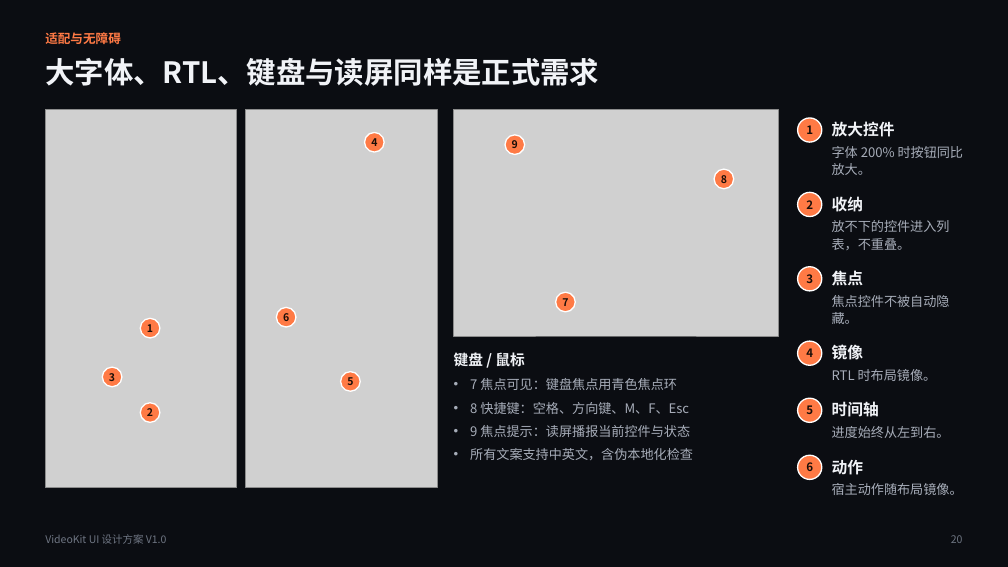
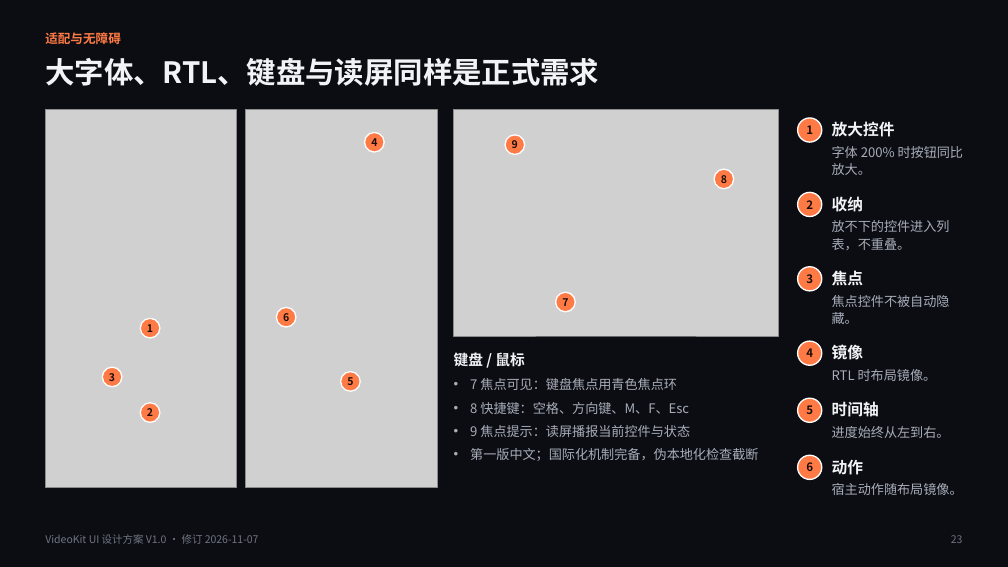
Before and after one commit to bennyliaa/VideoKit, a slide deck: slide 23 of docs/requirement/VideoKit_UI_Design_V1.0.pptx (slide 20 before the commit). Drawn at 1008x567 pixels with LibreOffice and Linux fonts; fonts in the diff are those of the drawing; grey boxes stand for pictures. Boxes give left, top, right and bottom in pixels: in the first picture for what was removed or moved away, otherwise in the second. Text is boxed around its words. In the diff, an @@ line names an element or a change of style, - is before the commit and + after.

```diff
--- a/docs/requirement/VideoKit_UI_Design_V1.0.pptx
+++ b/docs/requirement/VideoKit_UI_Design_V1.0.pptx
@@ text at box(470, 448, 758, 461): text changed @@
-• 所有文案支持中英文，含伪本地化检查
+• 第一版中文；国际化机制完备，伪本地化检查截断
@@ text at box(45, 534, 259, 544): text changed @@
-VideoKit UI 设计方案 V1.0
+VideoKit UI 设计方案 V1.0 · 修订 2026-11-07
@@ text at box(951, 535, 963, 543): text changed @@
-20
+23
```
Also in this commit, not shown: 21 other slides changed, 3 slides added, 2 other files.
